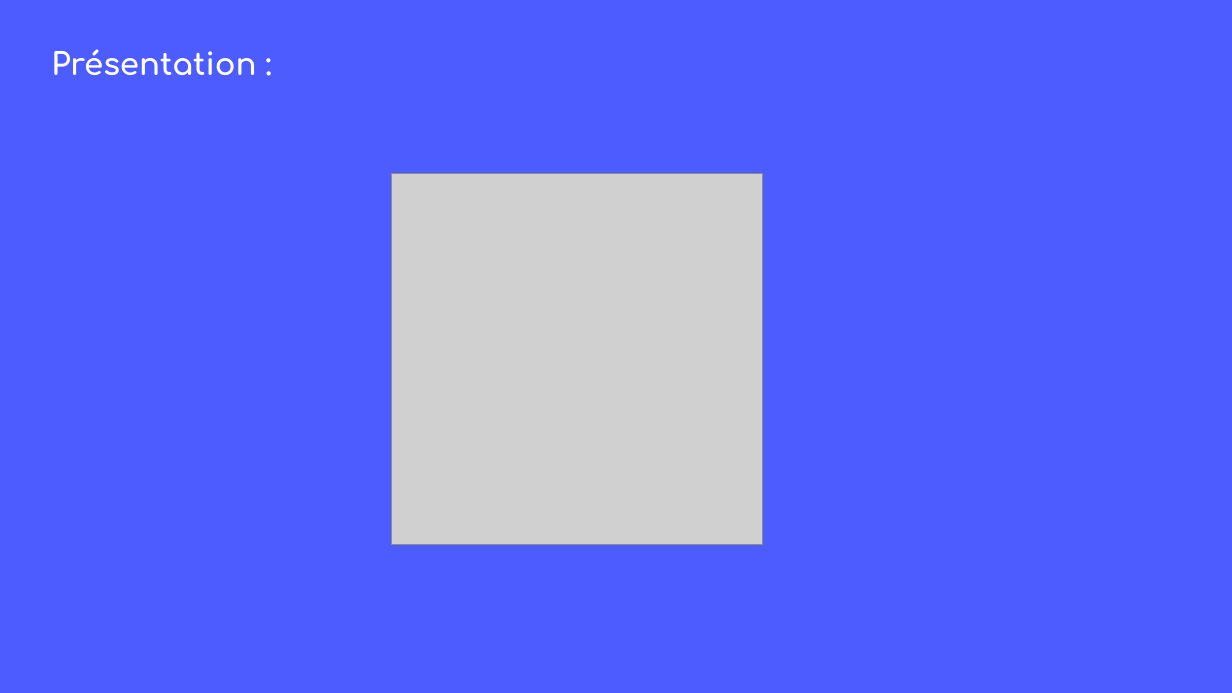
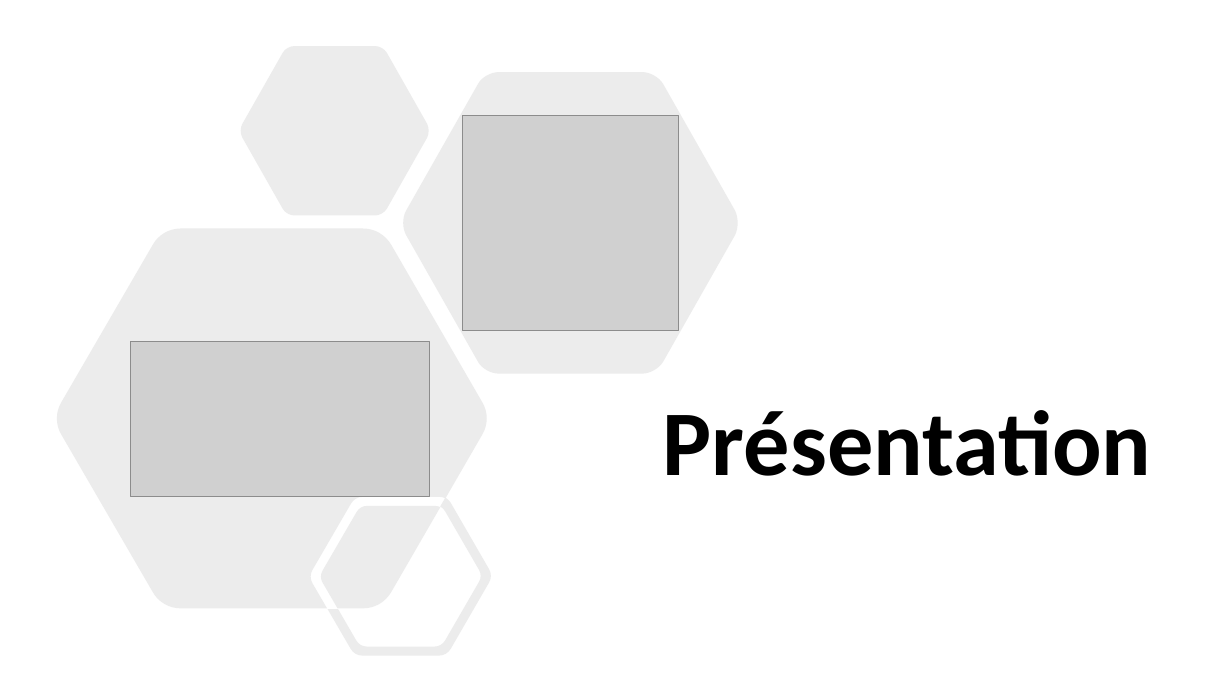
Before and after one commit to rharkor/second-tour, a slide deck: slide 6 of rendu/Réunion2/compte_rendu_presentation.pptx. Drawn at 1232x693 pixels with LibreOffice and Linux fonts; fonts in the diff are those of the drawing; grey boxes stand for pictures. Boxes give left, top, right and bottom in pixels: in the first picture for what was removed or moved away, otherwise in the second. Text is boxed around its words. In the diff, an @@ line names an element or a change of style, - is before the commit and + after.

```diff
--- a/rendu/Réunion2/compte_rendu_presentation.pptx
+++ b/rendu/Réunion2/compte_rendu_presentation.pptx
@@ background #4C5CFF to #FFFFFF @@
@@ freeform shape added at (57, 46, 738, 656), fill #808080 at 15% opacity @@
@@ picture added at (463, 115, 678, 330) @@
@@ picture removed at (392, 174, 763, 545) @@
@@ picture added at (130, 342, 430, 497) @@
@@ text at (663, 410, 1152, 476): text changed; size 24 to 72 pt; font Comfortaa to Calibri; text colour #FFFFFF to #000000 @@
-Présentation :
+Présentation
```
Also in this commit, not shown: 5 other slides changed, 4 other files.
